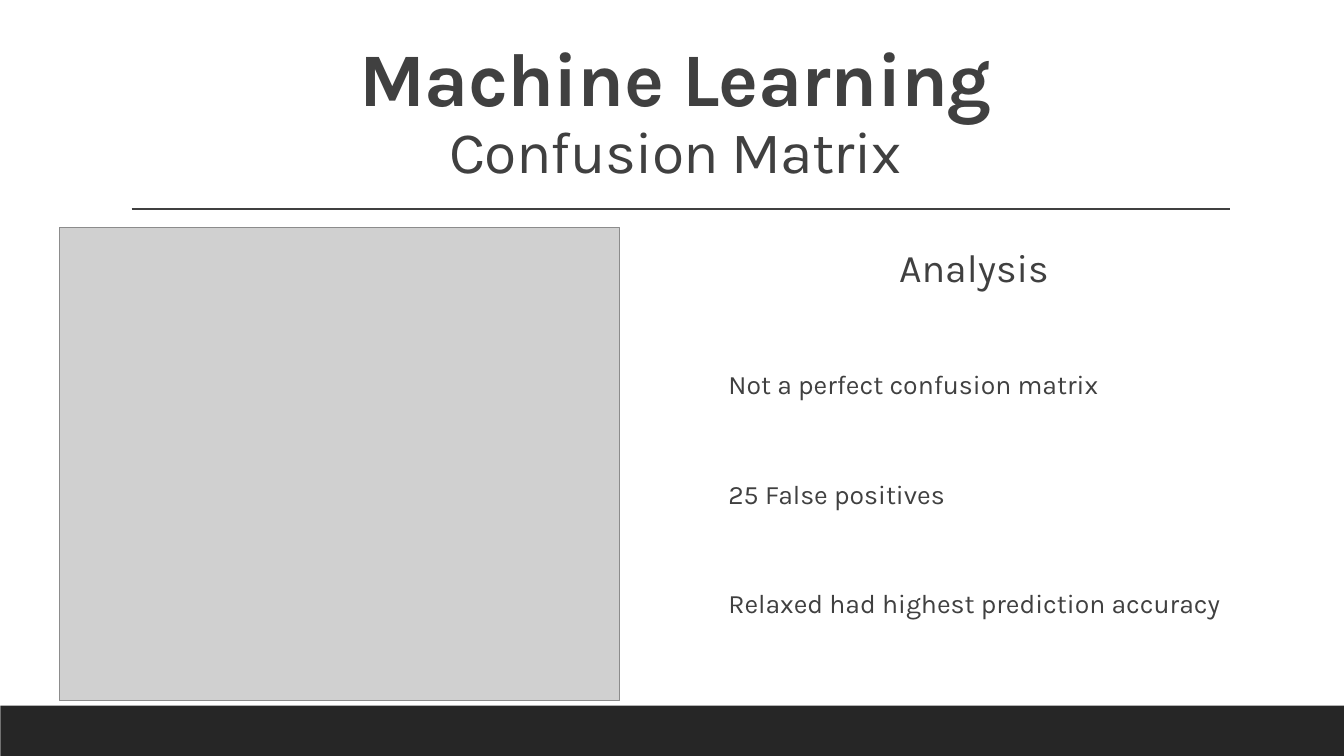
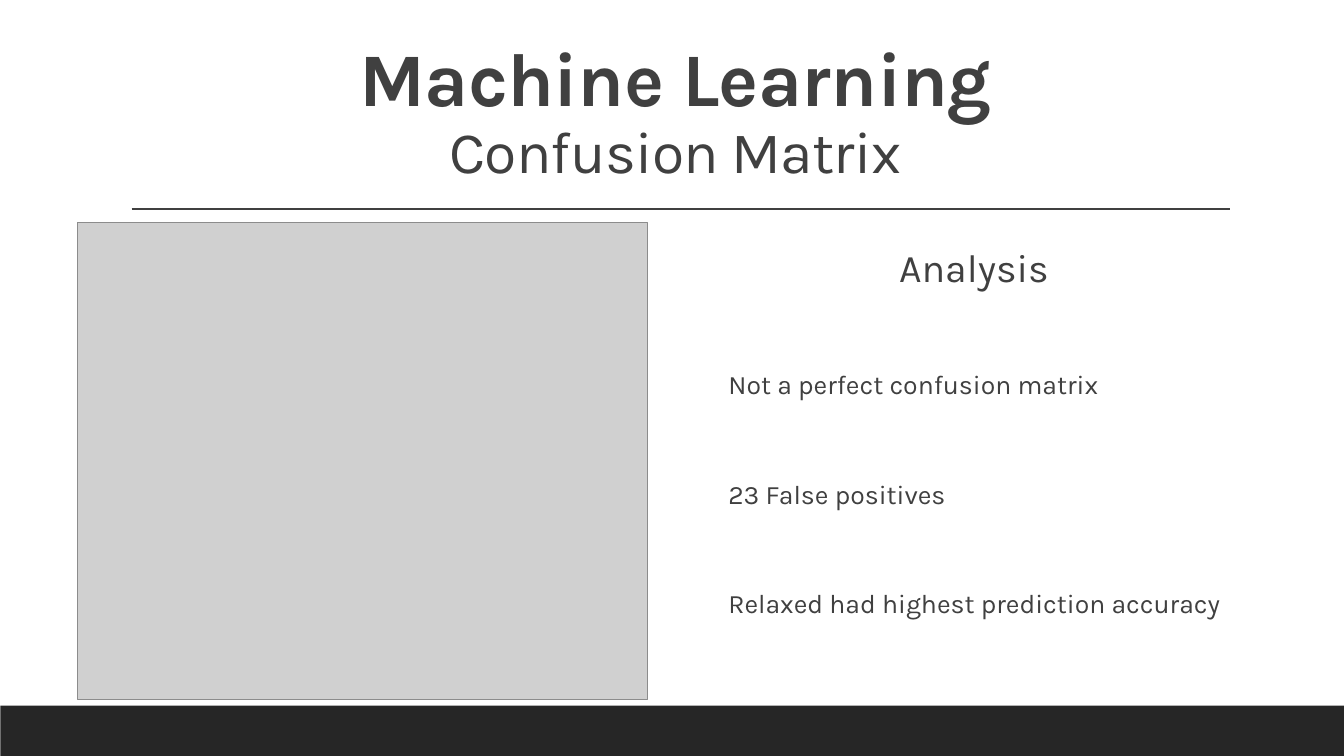
Before and after one commit to v33na/Final, a slide deck: slide 24 of Spotify Mood.pptx. Drawn at 1344x756 pixels with LibreOffice and Linux fonts; fonts in the diff are those of the drawing; grey boxes stand for pictures. Boxes give left, top, right and bottom in pixels: in the first picture for what was removed or moved away, otherwise in the second. Text is boxed around its words. In the diff, an @@ line names an element or a change of style, - is before the commit and + after.

```diff
--- a/Spotify Mood.pptx
+++ b/Spotify Mood.pptx
@@ picture: place and size @@
-picture at [59, 228, 620, 702]
+picture at [78, 223, 647, 701]
@@ text at [728, 485, 946, 511]: text changed @@
-  25 False positives
+  23 False positives
```
Also in this commit, not shown: 1 other slide changed.
